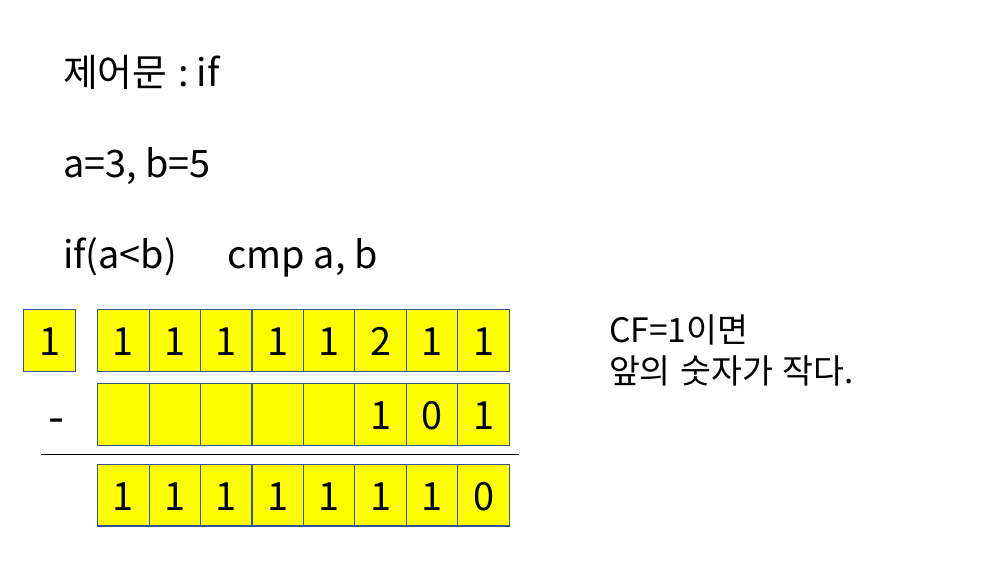
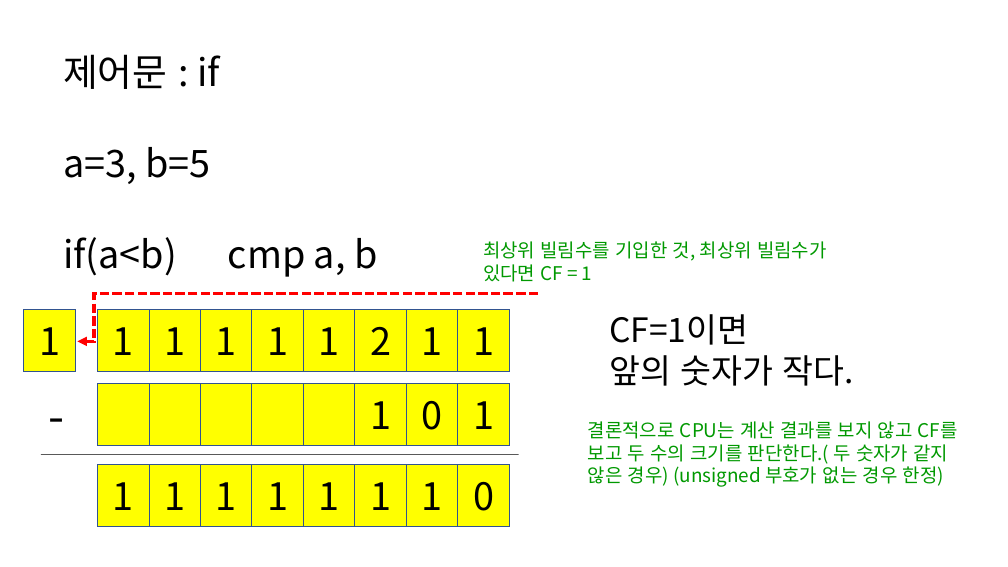
Before and after one commit to kjungmo/2020SBA_pythonAlgorithm, a slide deck: slide 12 of 파이썬.pptx. Drawn at 1008x567 pixels with LibreOffice and Linux fonts; fonts in the diff are those of the drawing. Boxes give left, top, right and bottom in pixels: in the first picture for what was removed or moved away, otherwise in the second. Text is boxed around its words. In the diff, an @@ line names an element or a change of style, - is before the commit and + after.

```diff
--- a/파이썬.pptx
+++ b/파이썬.pptx
@@ text added at (483, 241, 827, 282), 18 pt, text #009900 @@
+최상위 빌림수를 기입한 것, 최상위 빌림수가 있다면 CF = 1
@@ elbow arrow added from (538, 293) to (77, 342), #FF0000 3 pt dashed @@
@@ text added at (588, 421, 958, 487), 18 pt, text #009900 @@
+결론적으로 CPU는 계산 결과를 보지 않고 CF를 보고 두 수의 크기를 판단한다.( 두 숫자가 같지 않은 경우) (unsigned 부호가 없는 경우 한정)
```
Also in this commit, not shown: 14 other slides changed.
